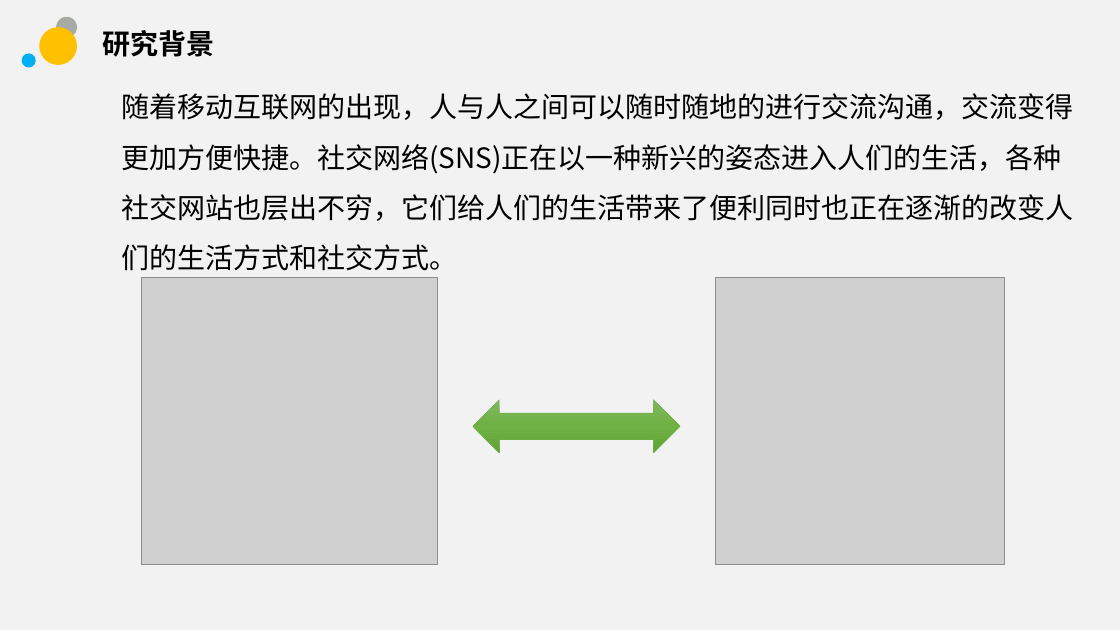
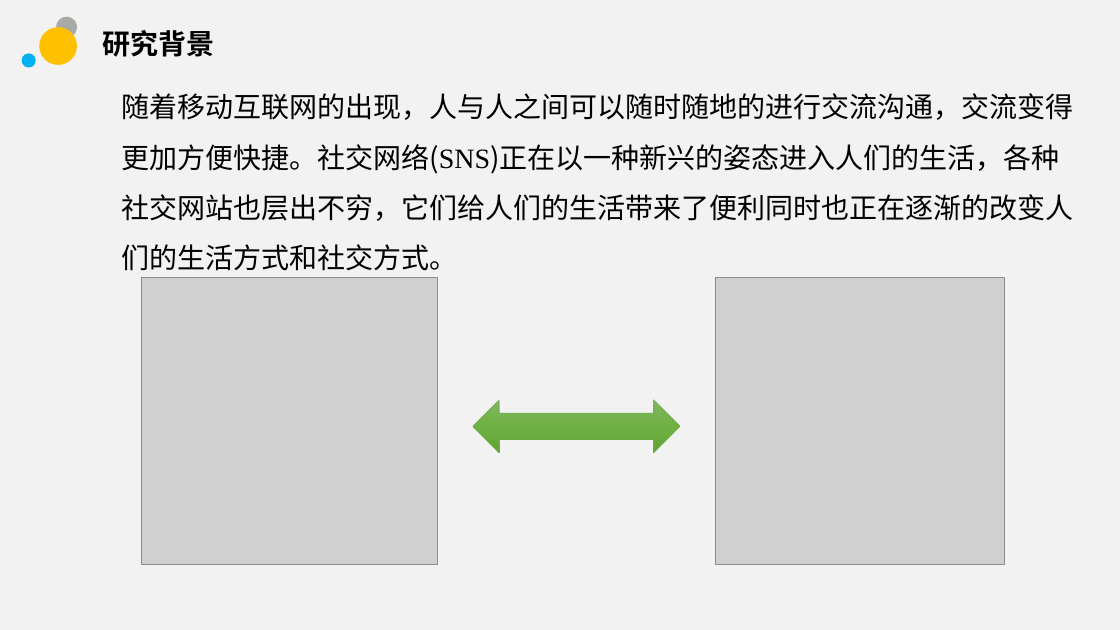
Before and after one commit to sunhongtao/Big_thesis, a slide deck: slide 5 of 毕业答辩/毕业答辩.pptx. Drawn at 1120x630 pixels with LibreOffice and Linux fonts; fonts in the diff are those of the drawing; grey boxes stand for pictures; background and template pictures are left out. Boxes give left, top, right and bottom in pixels: in the first picture for what was removed or moved away, otherwise in the second. Text is boxed around its words. In the diff, an @@ line names an element or a change of style, - is before the commit and + after.

```diff
--- a/毕业答辩/毕业答辩.pptx
+++ b/毕业答辩/毕业答辩.pptx
@@ text "随着移动互联网的出现，人与人之间可以随时随地的进行交流沟通，交流变得更加方便快捷。社交网络(SNS)正在以一种新兴的姿态 ..." at (121,93,1073,271): font Noto Sans CJK SC to Times New Roman in "随着移动互联网的出现，人与人之间可以随时随地的进行交流沟通，交流变得更加方便快捷。社交网络(SNS)正在以一种新兴的姿态 ..." @@
```
Also in this commit, not shown: 3 other slides changed, 6 slides added, 1 slide removed, 2 other files.
